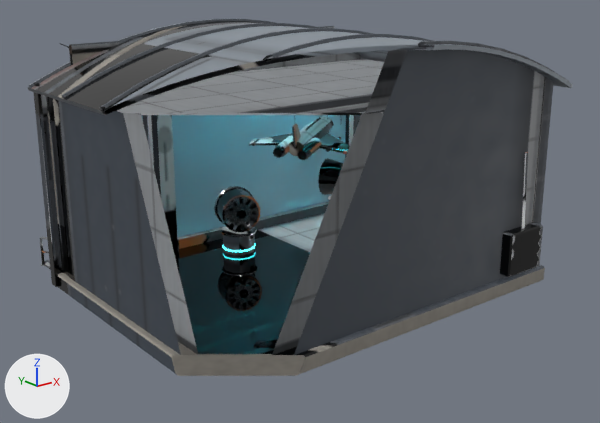
Two versions of the FBX model modelos/planeta_humano/comercial/tienda_naves/tienda_naves.fbx, one commit apart.
Camera for both pictures: a 50 mm camera at (-4.43, -5.74, 2.9) aimed at (0.06, -0.13, 0.65). Lighting does not change. The marker at lower left points along +X, +Y and +Z. The picture after the commit comes second. Everything nearer to the camera than a plane just in front of the edit is cut away. Where no turn or scale is listed for an object, it has been applied to the vertices.

The first picture shows 'tienda_naves', 'tienda_naves_cristal', 'tienda_naves_luces_neon' and 1 more.
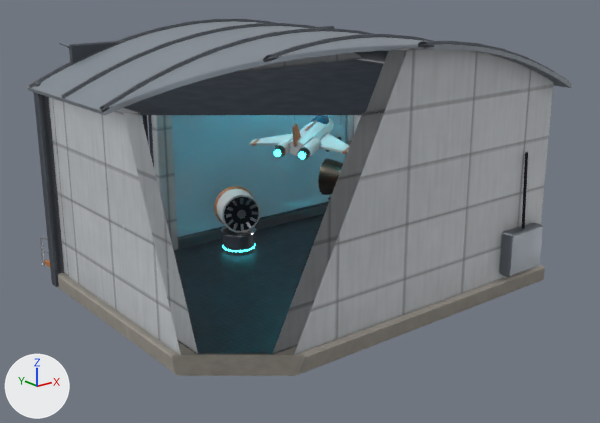
Changed parts and their boxes (x1, y1, x2, y2) in the pictures (600 x 423 px; the box of a moved part takes in the faces that stretch with it):
part 1 of me_tienda_naves, moved or reshaped: (34, 83, 59, 287) in both
part 2 of me_tienda_naves, moved or reshaped: (46, 96, 64, 273) in both
part 3 of me_tienda_naves, moved or reshaped (mostly hidden): (49, 97, 328, 276) in both
part 4 of me_tienda_naves, surface changed (lighter): (27, 19, 561, 375) in both
part 5 of me_tienda_naves_luces_neon, moved or reshaped (not visible before): after (274, 149, 281, 157)
part 6 of me_tienda_naves_luces_neon, moved or reshaped (not visible before): after (298, 152, 306, 159)

The edits, one by one:
me_tienda_naves has 3266 vertices, 6108 faces and spans x -1.86..1.96, y -1.62..1.76, z -0.03..2.28.
me_tienda_naves is used by ob_tienda_naves; location (0.0, 0.0, 0.0).
me_tienda_naves part 1: the loose piece of 24 vertices spanning x -1.82..-1.79, y 1.02..1.11, z 0.03..1.85 is mirrored in y about its middle.
me_tienda_naves part 2: the loose piece of 24 vertices spanning x -1.74..-1.71, y 1.02..1.11, z 0.03..1.85 is mirrored in y about its middle.
me_tienda_naves part 3: 58 of 3266 vertices moved; they spanned x -1.74..-0.61, y 0.91..1.01, z 0.14..1.79 and now span x -1.74..-0.61, y 0.91..1.01, z 0.14..1.79; mean shift (0.0, 0.0, 0.0); largest move (-1.62, 0.92, 1.79) -> (-0.62, 1.0, 0.15).
me_tienda_naves part 4: 4484 kept faces spanning x -1.86..1.96, y -1.62..1.76, z -0.03..2.28 get new texture (UV) coordinates.
me_tienda_naves_luces_neon is used by ob_tienda_naves_luces_neon; location (0.0, 0.0, 0.0).
me_tienda_naves_luces_neon had 164 vertices, 296 faces and spanned x -1.7..1.4, y -0.33..1.17, z -0.03..1.77.
me_tienda_naves_luces_neon now has 164 vertices, 296 faces and spans x -1.7..1.4, y -0.33..1.17, z 0.18..1.77.
me_tienda_naves_luces_neon part 5: the loose piece of 20 vertices spanning x -0.55..-0.54, y 0.08..0.15, z -0.03..0.03 is multiplied about its middle by the matrix ((0.861, -0.5, -0.091), (0.497, 0.866, -0.052), (0.105, 0.0, 0.995)), then moved by (0.49, -0.06, 1.17).
me_tienda_naves_luces_neon part 6: the loose piece of 20 vertices spanning x -0.55..-0.54, y -0.15..-0.08, z -0.03..0.03 is multiplied about its middle by the matrix ((0.861, -0.5, -0.091), (0.497, 0.866, -0.052), (0.105, 0.0, 0.995)), then moved by (0.61, -0.03, 1.17).
